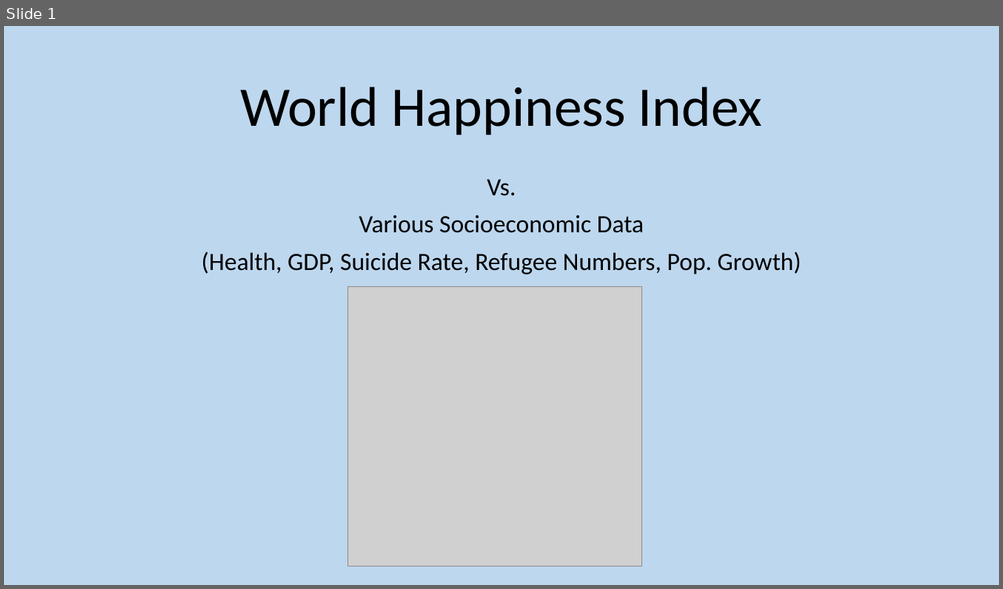
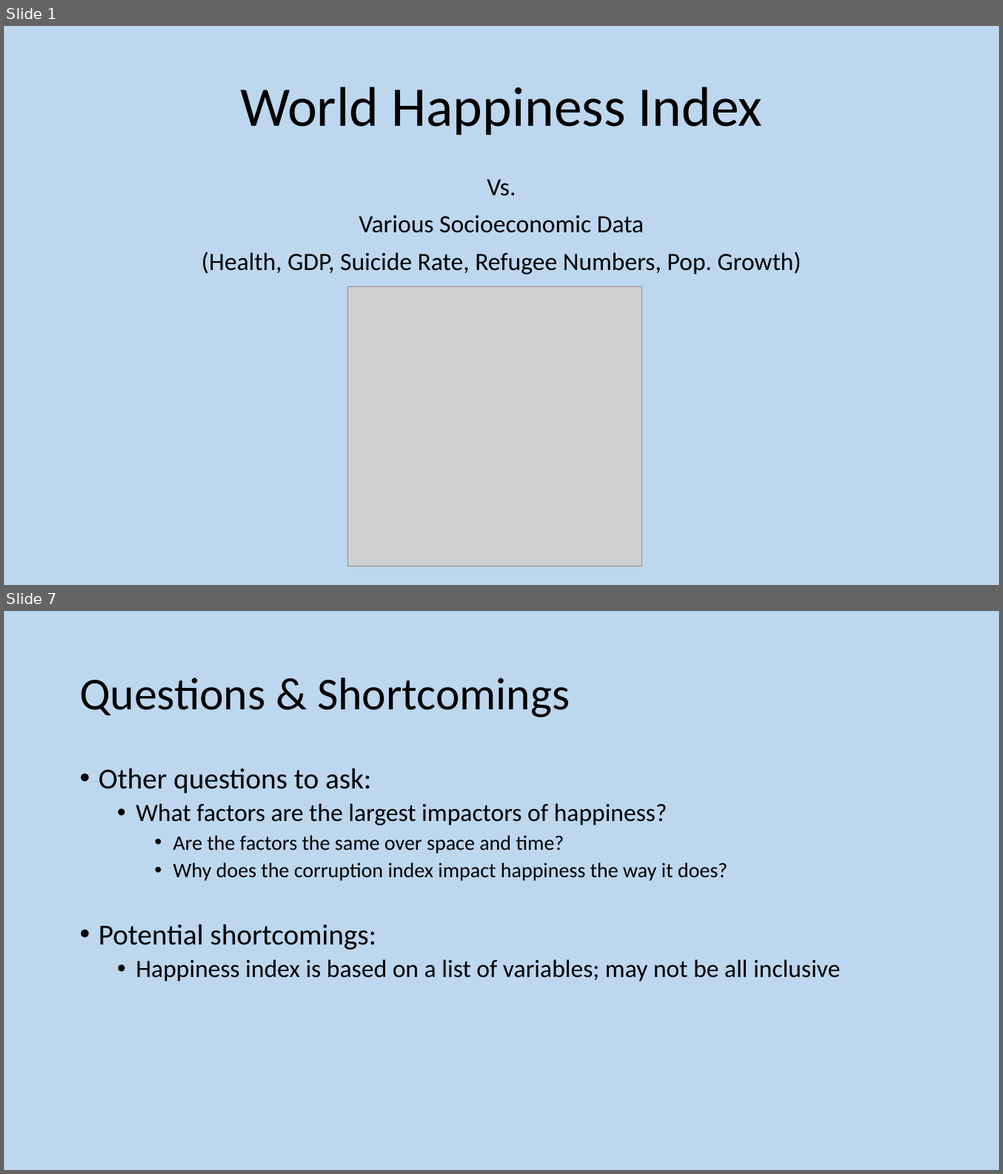
Before and after one commit to Ashlander0/Happiness-Comparison, a slide deck: WHI_Presentation.pptx. Shown one above the other, each under a label of ours: slide 1 before the commit, slides 1 and 7 after it; the slides between them are not shown. The pictures are 1003x589 and 1003x1174 pixels, drawn with LibreOffice and Linux fonts; fonts in the diff are those of the drawing; grey boxes stand for pictures. Boxes give left, top, right and bottom in pixels: in the first picture for what was removed or moved away, otherwise in the second. Text is boxed around its words. In the diff, an @@ line names an element or a change of style, - is before the commit and + after.

```diff
--- a/WHI_Presentation.pptx
+++ b/WHI_Presentation.pptx
@@ slide 7 added at [4, 611, 999, 1170], background #BDD7EE @@
@@ title added at [79, 678, 569, 718], 44 pt, text #000000 @@
+Questions & Shortcomings
@@ text added at [99, 768, 839, 982], 24 pt, text #000000 @@
+• Other questions to ask:
+  • What factors are the largest impactors of happiness?
+    • Are the factors the same over space and time?
+    • Why does the corruption index impact happiness the way it does?
+• Potential shortcomings:
+  • Happiness index is based on a list of variables; may not be all inclusive
```
Also in this commit, not shown: 4 slides changed, 2 other slides added.
